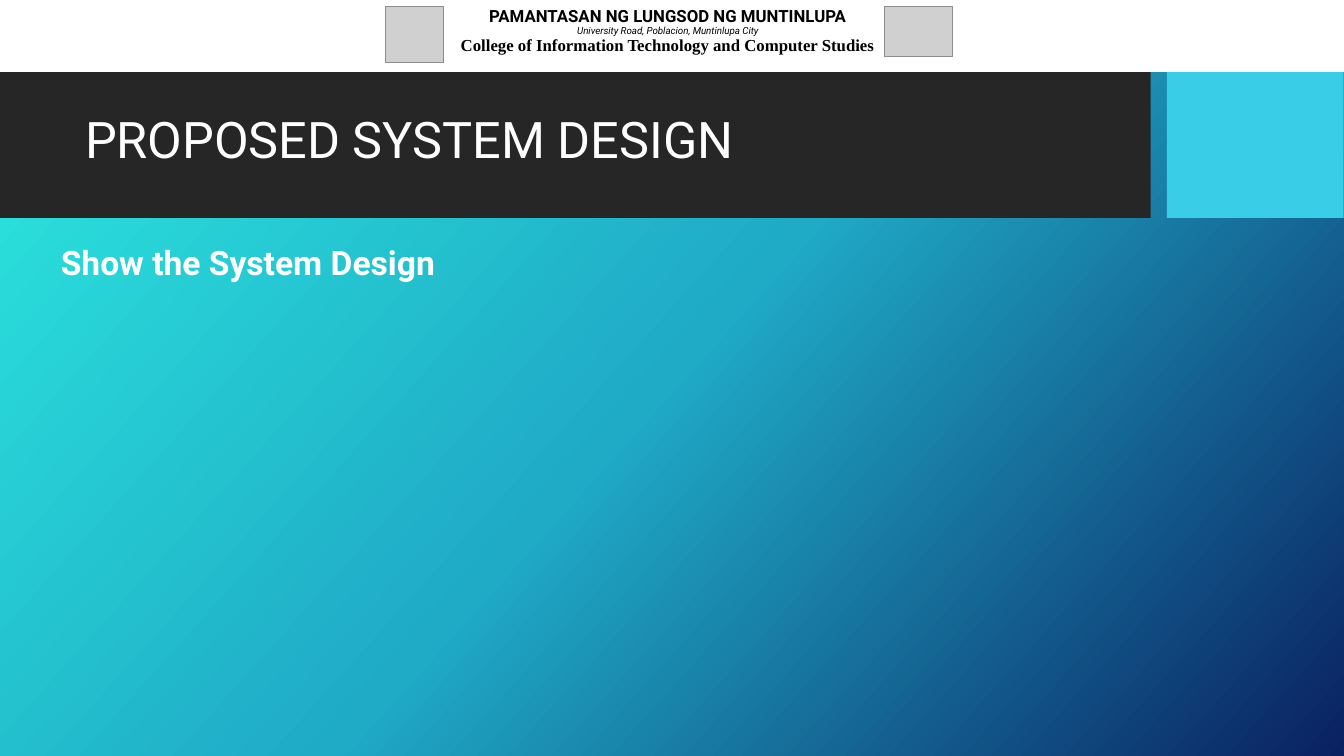
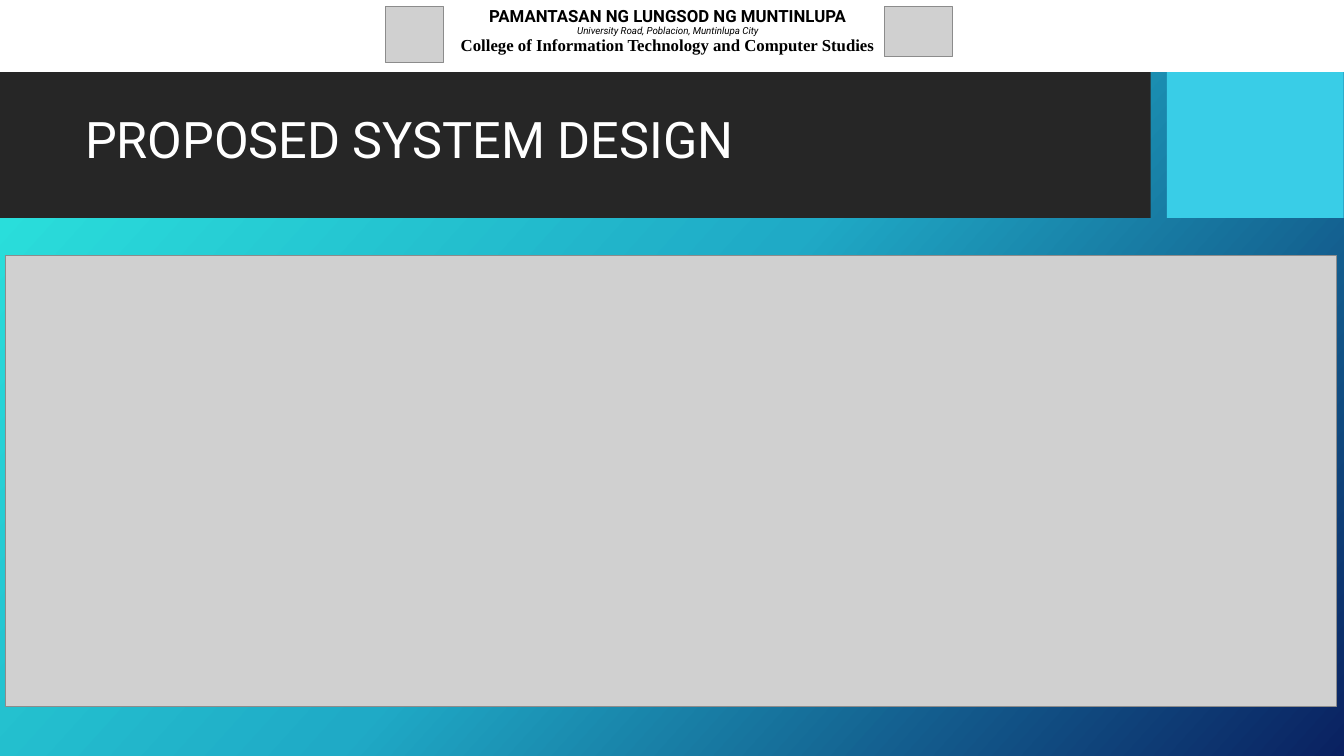
Before and after one commit to JcFaderanga/capstoneRepo, a slide deck: slide 20 of Proposal Defense - Presentation Slide Format.pptx. Drawn at 1344x756 pixels with LibreOffice and Linux fonts; fonts in the diff are those of the drawing; grey boxes stand for pictures; background and template pictures are left out. Boxes give left, top, right and bottom in pixels: in the first picture for what was removed or moved away, otherwise in the second. Text is boxed around its words. In the diff, an @@ line names an element or a change of style, - is before the commit and + after.

```diff
--- a/Proposal Defense - Presentation Slide Format.pptx
+++ b/Proposal Defense - Presentation Slide Format.pptx
@@ picture added at (6,256,1337,707) @@
@@ text removed at (61,249,435,282) @@
-Show the System Design
```
Also in this commit, not shown: 3 other slides changed.
